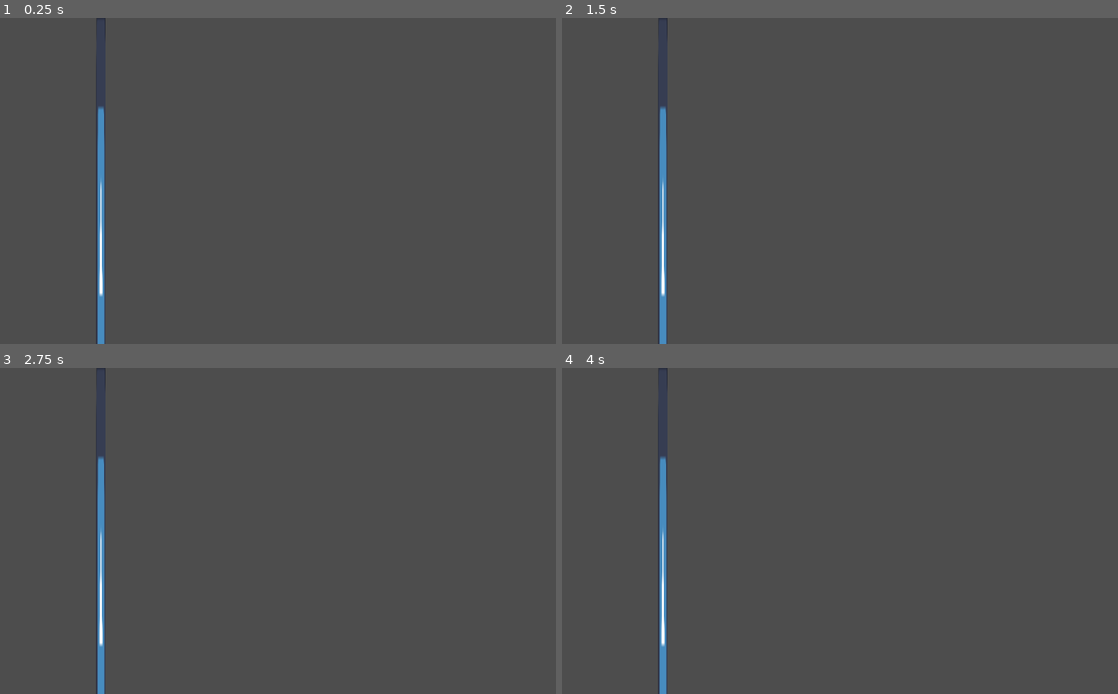
Above: before the commit, frames 1-4 (two rows, left to right).
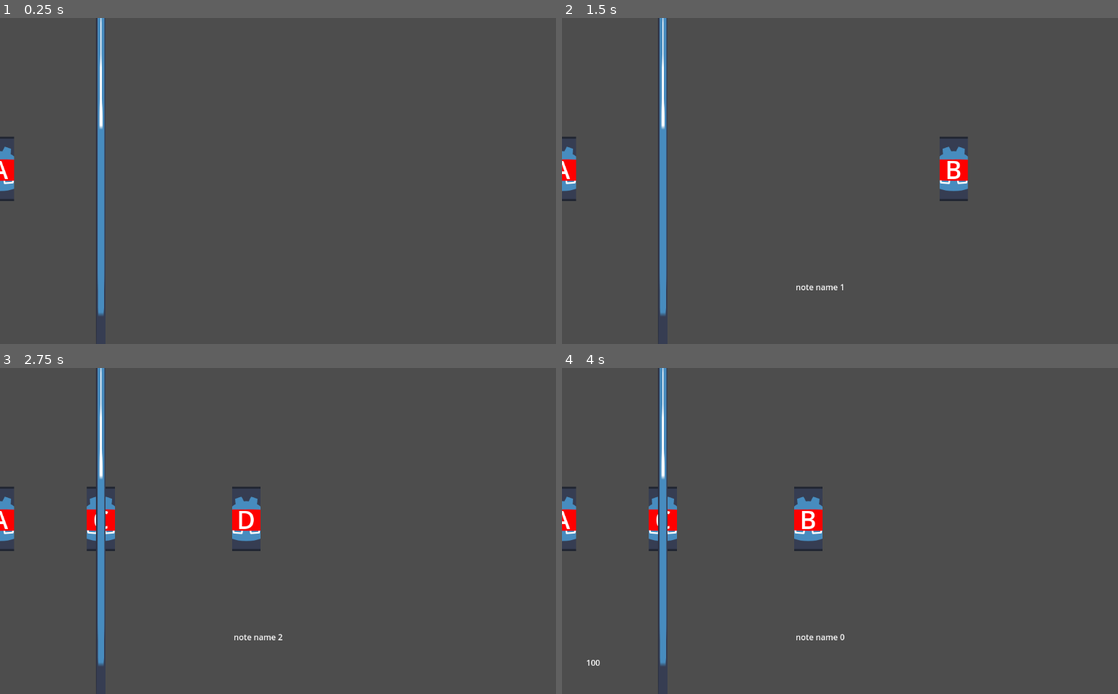
Above: after the commit, the same moments.

Repository: ValorZard/BandGame
Game: Godot game, scene res://src/game_engine/beatmap.tscn
The game is run twice, just before and just after one commit, with the same random seed, the same clock (stepped at 60 frames per second) and the same inputs. This scene is started directly instead of the project's main scene. The engine's default icon, where the game draws it, is replaced by a stand-in: a white triangle on a blue panel in a dark square.
Inputs (mouse positions are in pixels of both pictures, inside the frame that each line leads up to):
- Up to frame 1 (0.25 s): no input
- Up to frame 2 (1.5 s): move the mouse to (979, 164) at 0.52 s; tap A (note1) at 0.6 s; click (979, 164) at 0.67 s; move the mouse to (734, 197) at 1.27 s; tap S (note2) at 1.35 s; click (734, 197) at 1.42 s
- Up to frame 3 (2.75 s): move the mouse to (350, 459) at 2.02 s; tap D (note3) at 2.1 s; click (350, 459) at 2.17 s
- Up to frame 4 (4 s): move the mouse to (823, 596) at 2.77 s; tap F (note4) at 2.85 s; click (823, 596) at 2.92 s; move the mouse to (1029, 579) at 3.52 s; tap A (note1) at 3.6 s; click (1029, 579) at 3.67 s

The runs differ from the first frame. In frame 1, 1.1% of the frame differs, in the area x 0-19%, y 0-100%; in frame 2, 1.9%; in frame 3, 2.3%; in frame 4, 2.4%, in the area x 0-51%, y 0-100%.

Commit message:
fix broken beatmap

Diff:
--- a/src/game_engine/beatmap.tscn
+++ b/src/game_engine/beatmap.tscn
@@ -1,10 +1,10 @@
 [gd_scene load_steps=3 format=3 uid="uid://byjt6qcu7xktc"]
 
-[ext_resource type="Script" path="res://HitDetector.gd" id="1_3xjcu"]
-[ext_resource type="Texture2D" uid="uid://dna7ojx2fxoun" path="res://icon.svg" id="3_1q2pg"]
+[ext_resource type="Script" path="res://src/game_engine/HitDetector.gd" id="1_ehuh6"]
+[ext_resource type="Texture2D" uid="uid://cmvxhynvubwrn" path="res://icon.svg" id="3_1q2pg"]
 
 [node name="HitDetector" type="Node2D"]
-script = ExtResource("1_3xjcu")
+script = ExtResource("1_ehuh6")
 
 [node name="DebugBeatLabel" type="Label" parent="."]
 offset_right = 40.0
Not shown: 1 places in src/mapping_engine/beatmap_maker.tscn that only renumber resources
